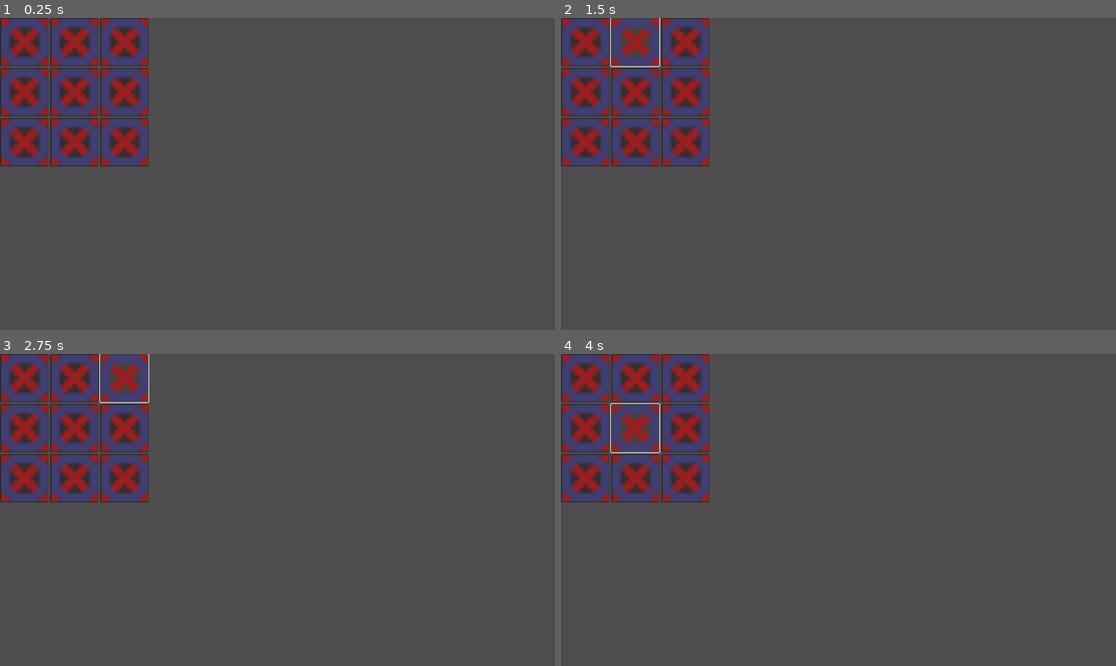
Above: before the commit, frames 1-4 (two rows, left to right).
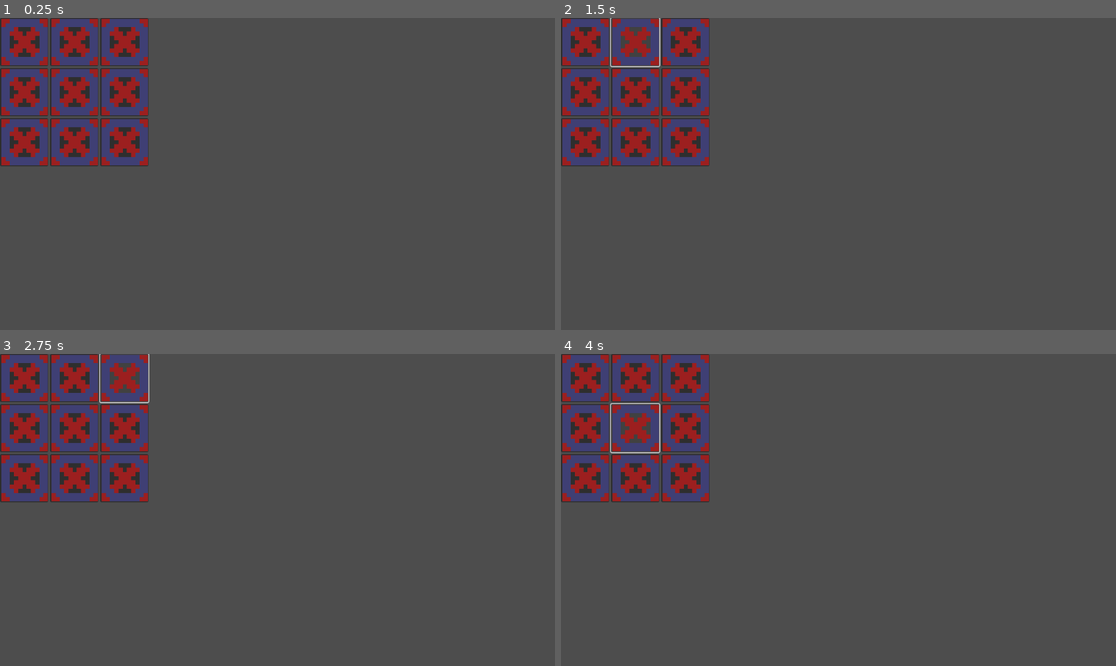
Above: after the commit, the same moments.

Repository: PixelGamerDub/Dreamers
Game: Godot game, scene res://scenes/Manche1.tscn
Two runs of this game, one before a commit and one after it. Both use one fixed random seed, a clock stepped at 60 frames per second and the inputs below.
Inputs (mouse positions are in pixels of both pictures, inside the frame that each line leads up to):
- Up to frame 1 (0.25 s): no input
- Up to frame 2 (1.5 s): click (583, 42) at 0.5 s; click (633, 42) at 1.25 s
- Up to frame 3 (2.75 s): click (122, 378) at 2 s
- Up to frame 4 (4 s): click (583, 428) at 2.75 s; click (633, 428) at 3.5 s

The runs differ from the first frame. In frame 1, 2.2% of the frame differs, in the area x 0-27%, y 0-48%; in frame 2, 2.1%; in frame 3, 2.1%; in frame 4, 2.1%.
Error in both runs: Invalid assignment of property or key 'visible' with value of type 'bool' on a base object of type 'null instance'. (res://scripts/case.gd:17)

Commit message:
Fix textures flous

Diff:
--- a/scenes/case.tscn
+++ b/scenes/case.tscn
@@ -11,6 +11,7 @@
 script = ExtResource("1_712p6")
 
 [node name="croix" type="TextureRect" parent="."]
+texture_filter = 1
 layout_mode = 1
 anchors_preset = 15
 anchor_right = 1.0
@@ -25,6 +26,7 @@
 texture = ExtResource("2_4ongv")
 
 [node name="rond" type="TextureRect" parent="."]
+texture_filter = 1
 layout_mode = 1
 anchors_preset = 15
 anchor_right = 1.0
Not shown, changed: Sprite/croix.png.import
Binary file added: Sprites/Morpion.ase
